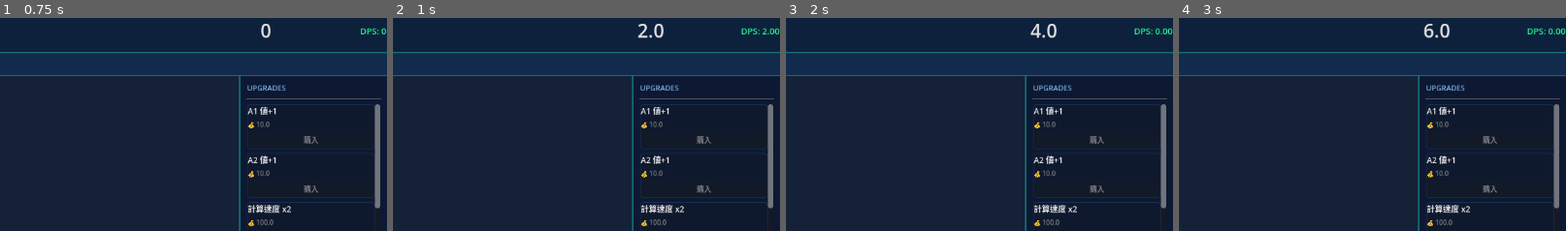
Above: before the commit, frames 1-4 (left to right).
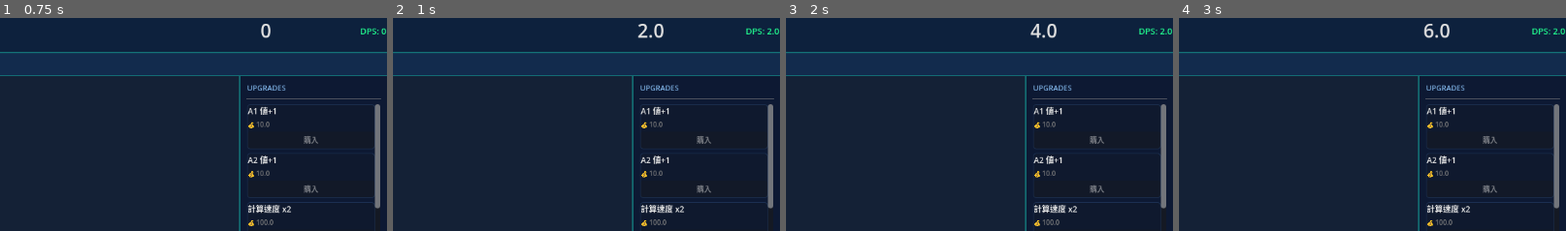
Above: after the commit, the same moments.

Repository: Avuorina/excel-destroyer
Game: Godot game, scene res://Main.tscn
The game is run twice, just before and just after one commit, with the same random seed, the same clock (stepped at 60 frames per second) and the same inputs.
Inputs (mouse positions are % of the whole screen's width and height, from its top left):
- Up to frame 1 (0.75 s): tap Enter at 0.5 s; move the mouse to (5, 20) at 0.52 s; click (5, 20) at 0.67 s
- Up to frame 2 (1 s): no input
- Up to frame 3 (2 s): tap Space at 1.25 s; move the mouse to (15, 20) at 1.27 s; click (15, 20) at 1.42 s
- Up to frame 4 (3 s): move the mouse to (25, 20) at 2.02 s; click (25, 20) at 2.17 s; tap Enter at 2.75 s; move the mouse to (45, 69) at 2.77 s; click (45, 69) at 2.92 s
The pictures show only the part of the screen within x 50-100%, y 0-50%; the shares and areas given below are measured in that part.

Frame 1 is identical in both runs. In frame 2, 0.2% of the frame differs, in the area x 89-100%, y 4-8%; in frame 3, 0.2%; in frame 4, 0.2%.

Commit message:
DPSバグ修正

Diff:
--- a/Main.gd
+++ b/Main.gd
@@ -94,7 +94,7 @@
 
 	# TopBar更新
 	value_display.text = GameManager.coins.to_display_string()
-	dps_display.text   = "DPS: %.2f" % GameManager.dps
+	dps_display.text   = "DPS: " + GameManager.last_tick_gain.to_display_string()
 
 # --- #NUM! 発生 ---
 func _on_num_error_triggered() -> void:
--- a/scripts/GameManager.gd
+++ b/scripts/GameManager.gd
@@ -26,8 +26,8 @@
 var coins: HugeNumber              # 累積獲得コイン（UIに表示・アップグレードのコスト）
 var current_max: HugeNumber        # 最後のFormulaCellの現在値
 var overflow_limit: HugeNumber     # これを超えると#NUM!
-var prev_max_float: float = 0.0    # DPS計算用
-var dps: float = 0.0               # DPS（float）
+var last_tick_gain: HugeNumber     # 1tickあたりのコイン獲得量（DPS表示用）
+var dps: float = 0.0               # 互换性用（小さい数値のうちは有効）
 
 # --- 転生 ---
 var prestige_count: int = 0
@@ -47,6 +47,7 @@
 func _ready() -> void:
 	coins         = HugeNumber.new(0.0, 0)
 	current_max   = HugeNumber.new(0.0, 0)
+	last_tick_gain = HugeNumber.new(0.0, 0)
 	overflow_limit = HugeNumber.from_float(1.79e308)
 	_init_cells()
 
@@ -107,11 +108,7 @@
 		current_max.to_float() * prestige_multiplier
 	)
 	coins = coins.add(tick_gain)
-
-	# Step5: DPS計算（float同士）
-	var cur_float: float = current_max.to_float() * prestige_multiplier
-	dps           = cur_float - prev_max_float
-	prev_max_float = cur_float
+	last_tick_gain = tick_gain  # DPS表示用に保持
 
 	# Step6: オーバーフロー判定
 	if current_max.is_overflow(overflow_limit) and not is_num_error:
@@ -202,8 +199,8 @@
 	# overflow_limitを10倍（指数+1）
 	overflow_limit.exponent += 1
 	is_num_error = false
-	prev_max_float = 0.0
 	coins        = HugeNumber.new(0.0, 0)
+	last_tick_gain = HugeNumber.new(0.0, 0)
 
 	# セルリセット
 	_init_cells()
